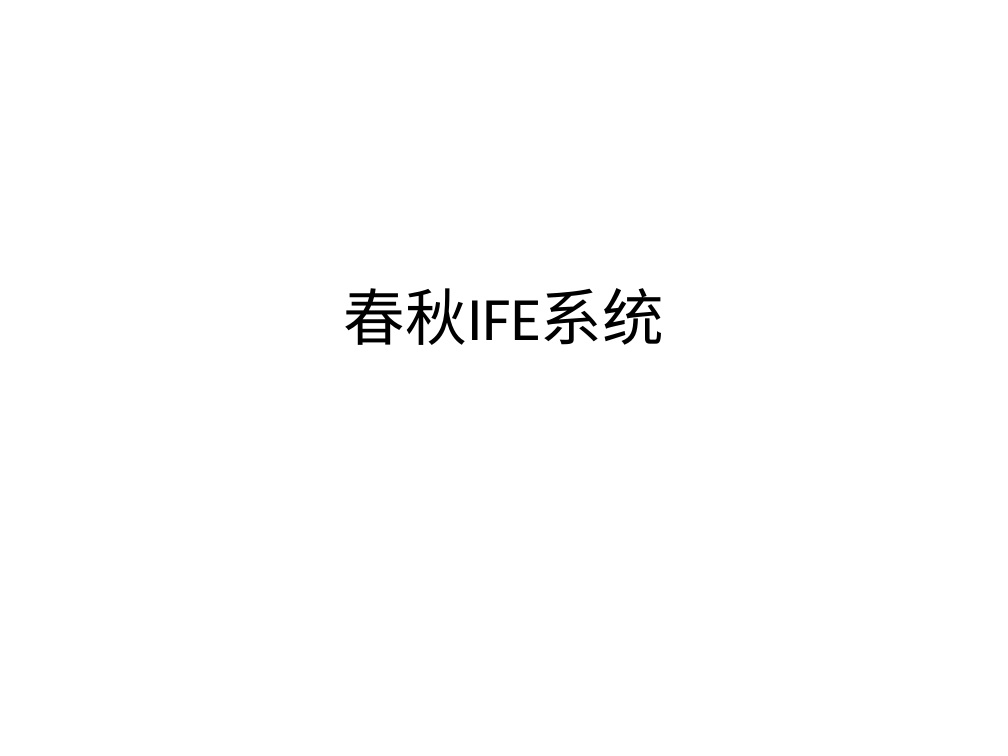
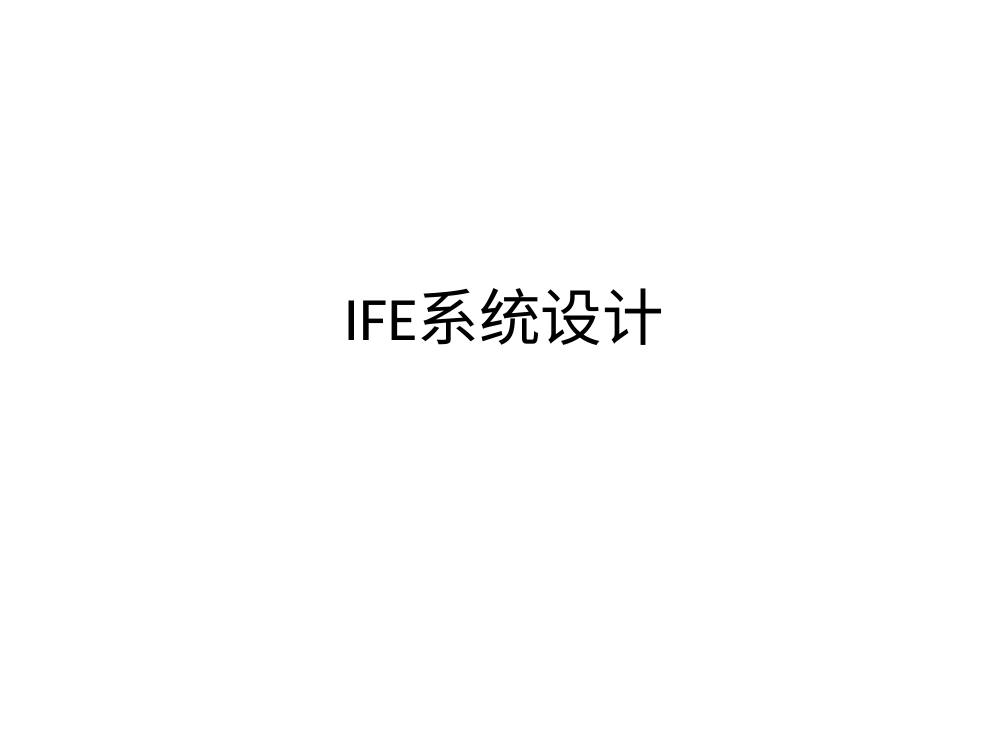
Before and after one commit to hejian1639/SpringMVC, a slide deck: slide 1 of Introduction.pptx. Drawn at 1008x756 pixels with LibreOffice and Linux fonts; fonts in the diff are those of the drawing. Boxes give left, top, right and bottom in pixels: in the first picture for what was removed or moved away, otherwise in the second. Text is boxed around its words. In the diff, an @@ line names an element or a change of style, - is before the commit and + after.

```diff
--- a/Introduction.pptx
+++ b/Introduction.pptx
@@ title at bbox=[344, 289, 664, 345]: text changed @@
-春秋IFE系统
+IFE系统设计
```
Also in this commit, not shown: 1 other slide changed, 1 slide added, 1 slide removed, 31 other files.
